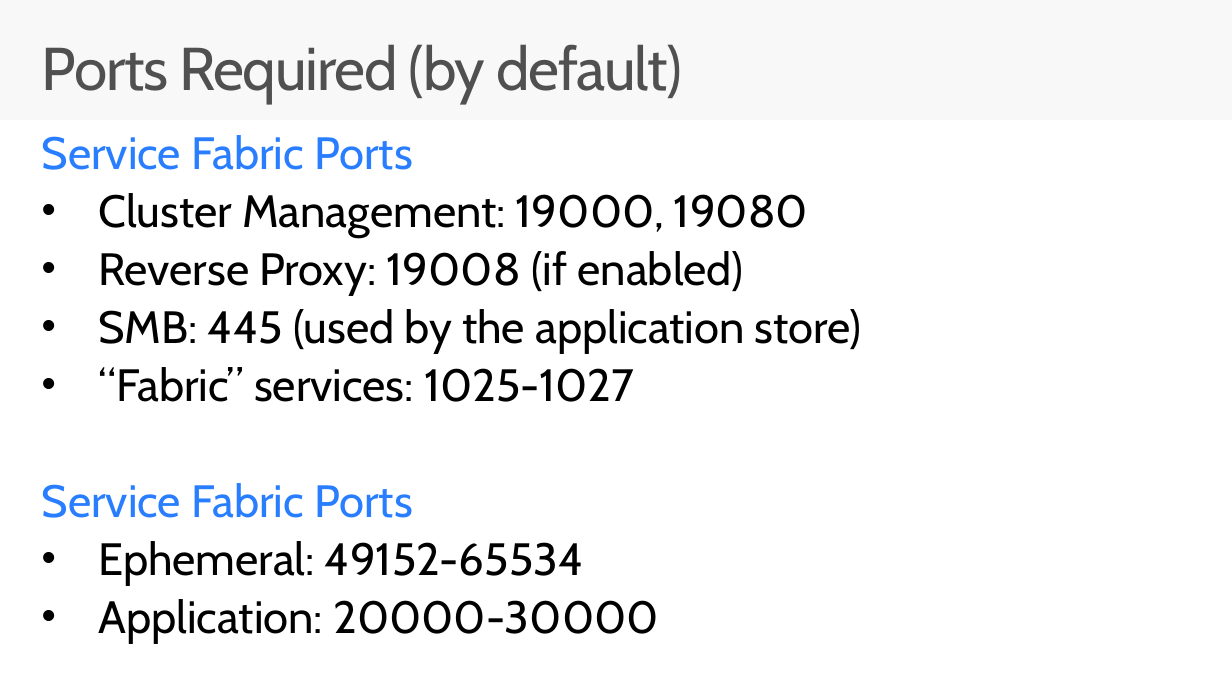
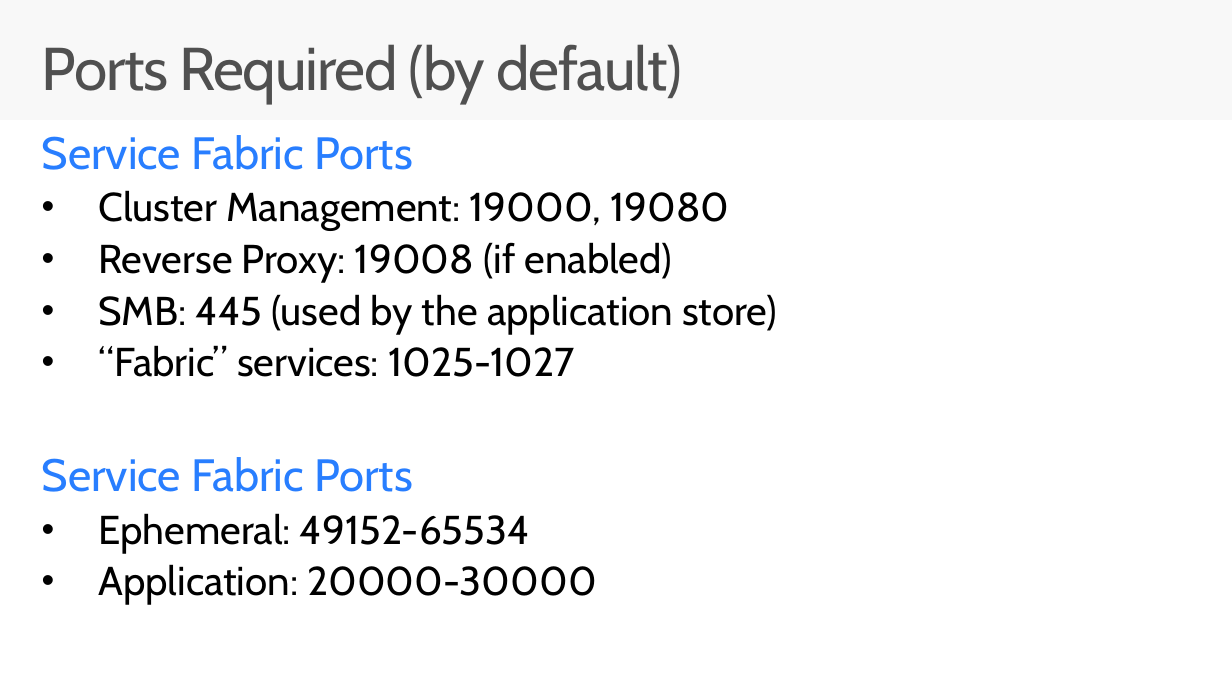
Before and after one commit to brentstineman/PersonalStuff, a slide deck: slide 13 of Presentations/Service Fabric/ServiceFabric - Real World.pptx. Drawn at 1232x693 pixels with LibreOffice and Linux fonts; fonts in the diff are those of the drawing. Boxes give left, top, right and bottom in pixels: in the first picture for what was removed or moved away, otherwise in the second. Text is boxed around its words. In the diff, an @@ line names an element or a change of style, - is before the commit and + after.

```diff
--- a/Presentations/Service Fabric/ServiceFabric - Real World.pptx
+++ b/Presentations/Service Fabric/ServiceFabric - Real World.pptx
@@ text at (x1=98, y1=190, x2=777, y2=605): size 36 to 32 pt in "Cluster Management: 19000, 19080", "Reverse Proxy: 19008 (if enabled)", "SMB: 445 (used by the application store)", "“Fabric” services: 1025-1027" and 2 more places @@
```
Also in this commit, not shown: 1 slide added.
